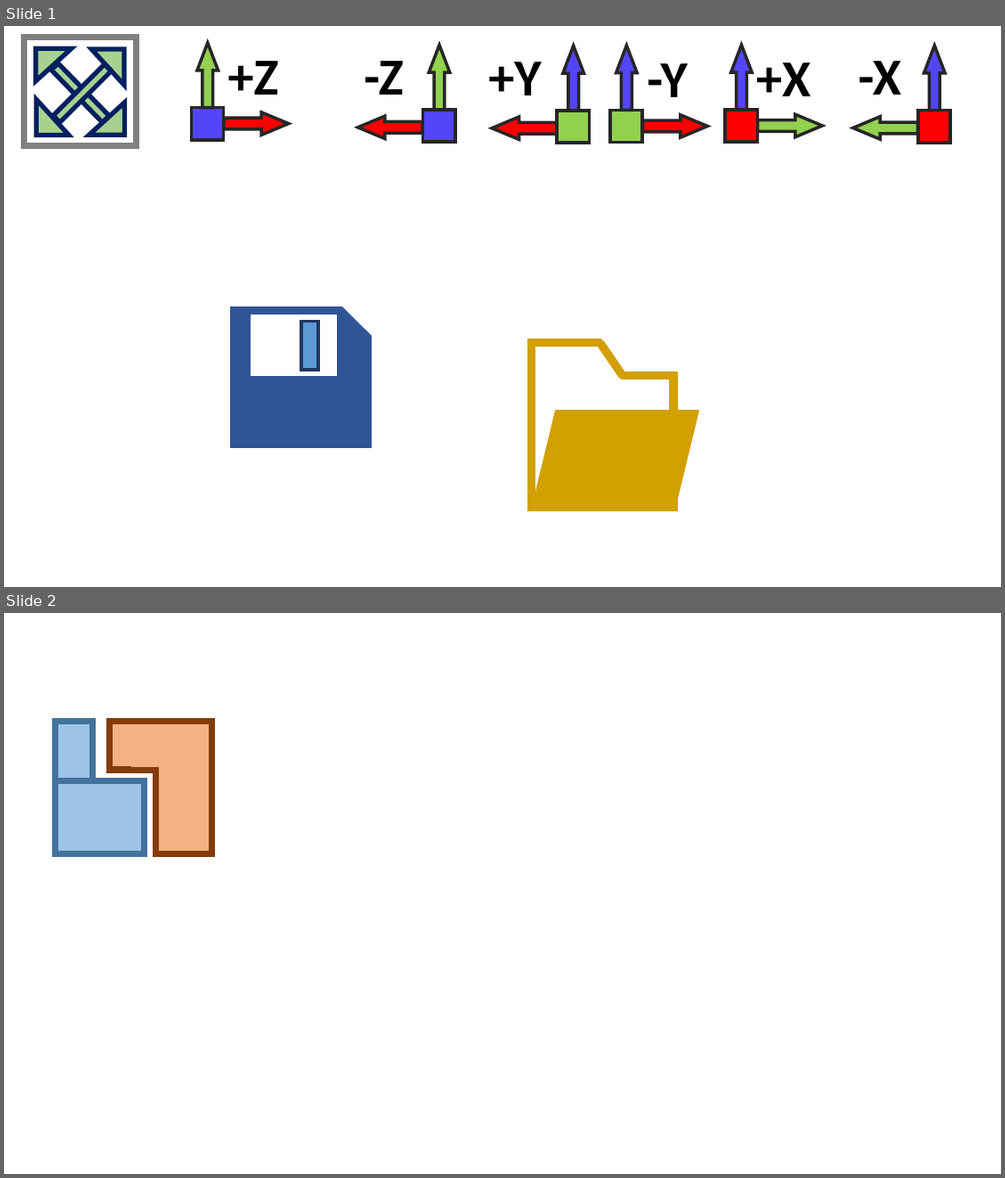
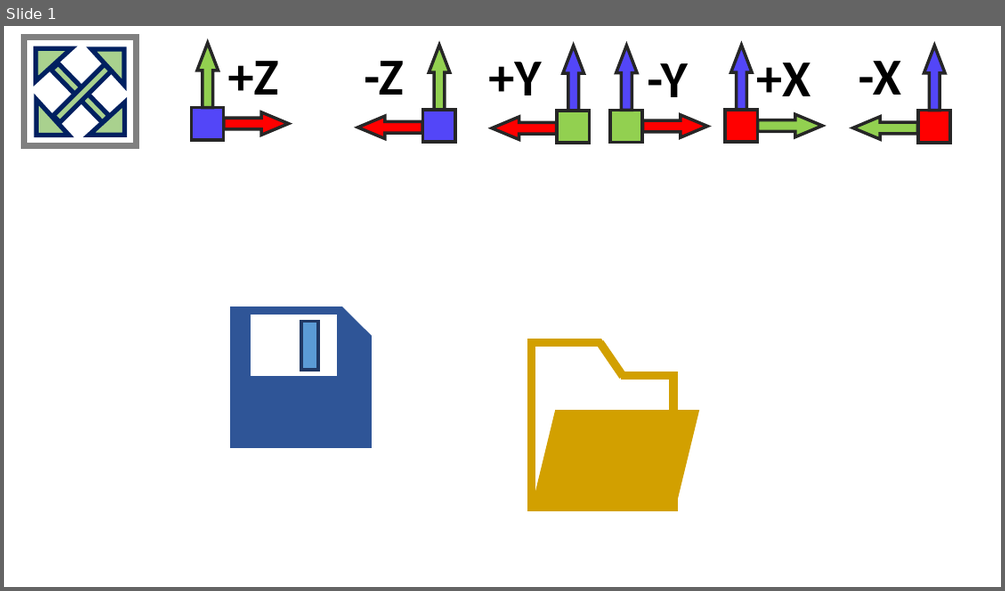
Before and after one commit to luchete80/fluxsol, a slide deck: FluxSol-CAE/Icons/Icons.pptx. Shown one above the other, each under a label of ours: slides 1 and 2 before the commit, slide 1 after it. The pictures are 1005x1178 and 1005x591 pixels, drawn with LibreOffice and Linux fonts; fonts in the diff are those of the drawing. Boxes give left, top, right and bottom in pixels: in the first picture for what was removed or moved away, otherwise in the second. Text is boxed around its words. In the diff, an @@ line names an element or a change of style, - is before the commit and + after.

```diff
--- a/FluxSol-CAE/Icons/Icons.pptx
+++ b/FluxSol-CAE/Icons/Icons.pptx
@@ slide 2 removed at bbox=[4, 613, 1001, 1174], background #FFFFFF @@
@@ rectangle removed at bbox=[56, 722, 93, 781] @@
@@ rectangle removed at bbox=[109, 722, 154, 770] @@
@@ rectangle removed at bbox=[131, 725, 186, 766] @@
@@ rectangle removed at bbox=[156, 722, 212, 854] @@
@@ rectangle removed at bbox=[56, 781, 145, 854] @@
```
Also in this commit, not shown: 1 slide added.
